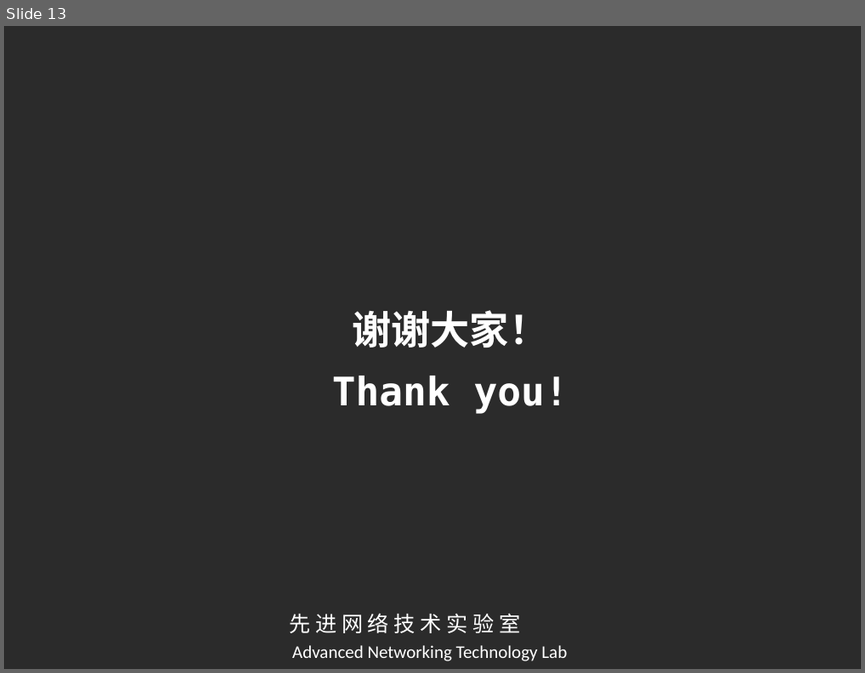
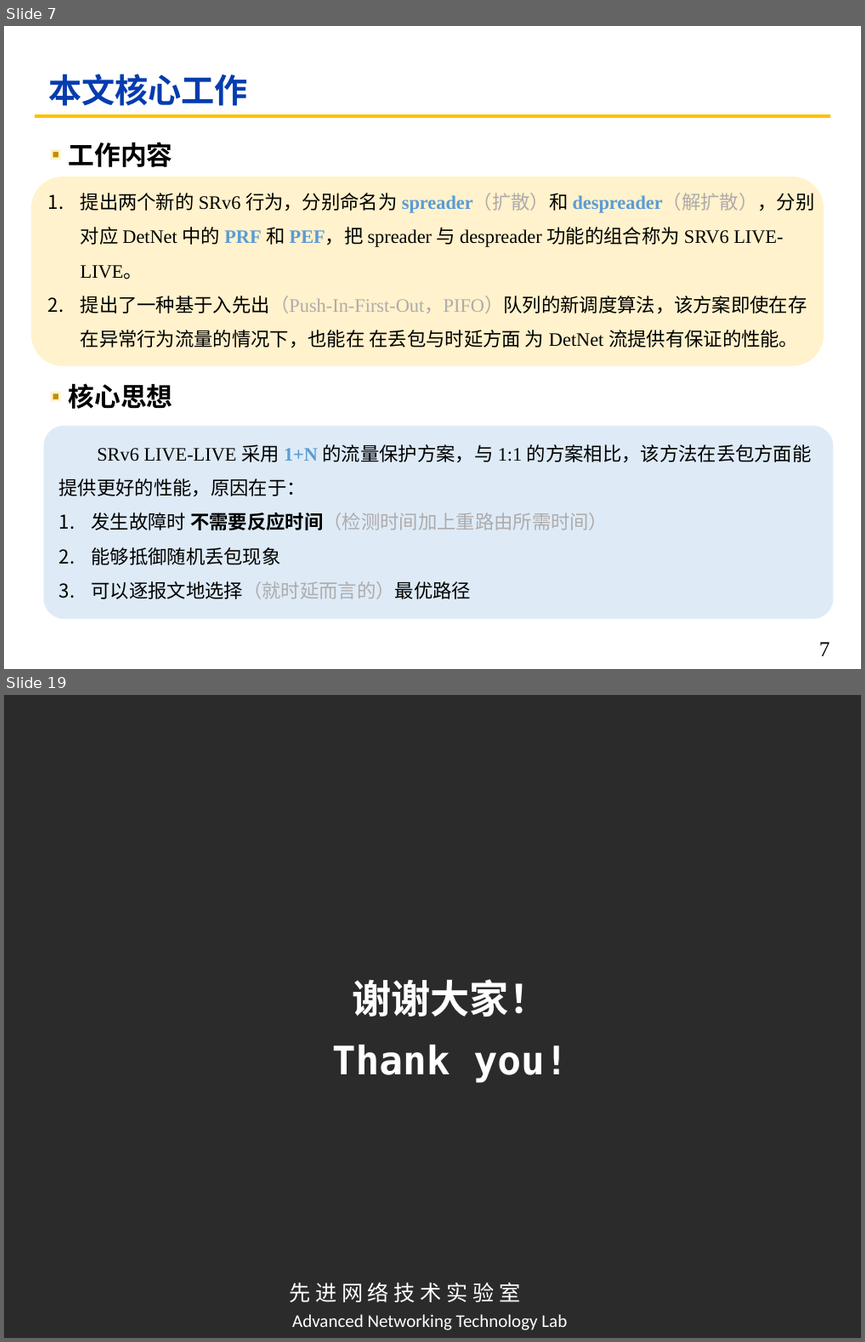
Before and after one commit to cyanbird811/ANTL_papers, a slide deck: 互联网络的设计_汇报/第二次/真正选择/第二次PPT.pptx. Shown one above the other, each under a label of ours: slide 13 before the commit, slides 7 and 19 after it; the slides between them are not shown. The pictures are 865x673 and 865x1342 pixels, drawn with LibreOffice and Linux fonts; fonts in the diff are those of the drawing; background and template pictures are left out; a plain dark background stands for a picture behind light text. Boxes give left, top, right and bottom in pixels: in the first picture for what was removed or moved away, otherwise in the second. Text is boxed around its words. In the diff, an @@ line names an element or a change of style, - is before the commit and + after.

```diff
--- a/互联网络的设计_汇报/第二次/真正选择/第二次PPT.pptx
+++ b/互联网络的设计_汇报/第二次/真正选择/第二次PPT.pptx
@@ slide 7 added at bbox=[4, 26, 861, 669], background #FFFFFF @@
@@ title added at bbox=[48, 74, 248, 106], 28 pt, text #053CAF, bold @@
+本文核心工作
@@ line added from (35, 116) to (830, 116), #FFC000 3 pt @@
@@ rectangle added at bbox=[50, 149, 61, 159], fill #FFF2CC @@
@@ rectangle added at bbox=[52, 152, 58, 157], fill #BF9000 @@
@@ text added at bbox=[69, 142, 173, 167], 22 pt, text #000000, bold @@
+工作内容
@@ rounded rectangle added at bbox=[31, 176, 824, 366], fill #FFF2CC @@
@@ text added at bbox=[80, 193, 815, 348], 16 pt, text #000000 @@
+1. 提出两个新的 SRv6 行为，分别命名为 spreader（扩散）和 despreader（解扩散），分别对应 DetNet 中的 PRF 和 PEF，把 spreader 与 despreader 功能的组合称为 SRV6 LIVE-LIVE。
+2. 提出了一种基于入先出（Push-In-First-Out，PIFO）队列的新调度算法，该方案即使在存在异常行为流量的情况下，也能在 在丢包与时延方面 为 DetNet 流提供有保证的性能。
@@ rectangle added at bbox=[50, 391, 61, 402], fill #FFF2CC @@
@@ rectangle added at bbox=[52, 393, 58, 398], fill #BF9000 @@
@@ text added at bbox=[69, 383, 173, 408], 22 pt, text #000000, bold @@
+核心思想
@@ rounded rectangle added at bbox=[43, 426, 833, 618], fill #DEEBF7 @@
@@ text added at bbox=[59, 444, 812, 599], 16 pt, text #000000 @@
+SRv6 LIVE-LIVE 采用 1+N 的流量保护方案，与 1:1 的方案相比，该方法在丢包方面能提供更好的性能，原因在于：
+1. 发生故障时 不需要反应时间（检测时间加上重路由所需时间）
+2. 能够抵御随机丢包现象
+3. 可以逐报文地选择（就时延而言的）最优路径
@@ page number added at bbox=[819, 641, 830, 656], 18 pt, text #000000 @@
+7
@@ what was slide 13 is now slide 19 @@
```
Also in this commit, not shown: 5 slides changed, 12 other slides added, 7 slides removed, 1 other file.
